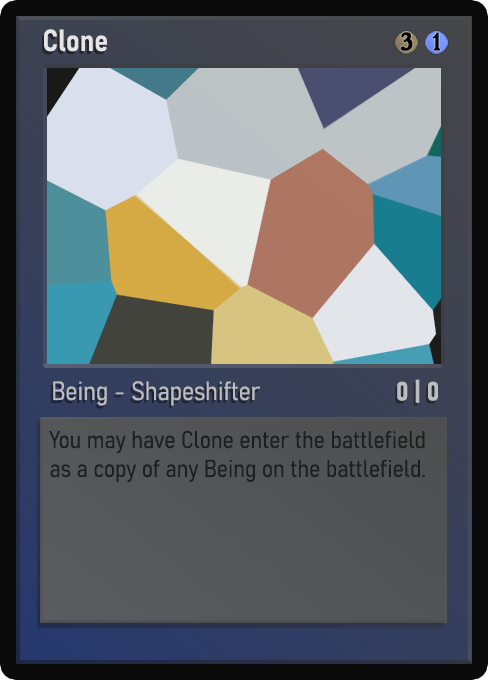
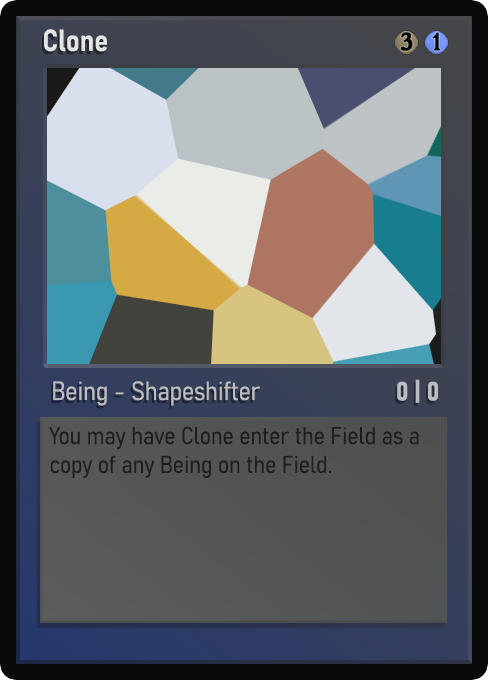
Revision of a layered 488x680 image; what changed, layer by layer:
painted on "Desc_norm" over [49, 426, 425, 482]
